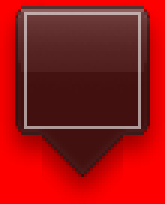
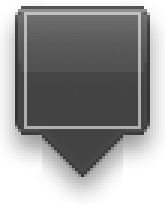
Comparing the layer stacks of the two 165 x 204 images. Changes:
hid "Background copy" over box(0, 0, 165, 204)
